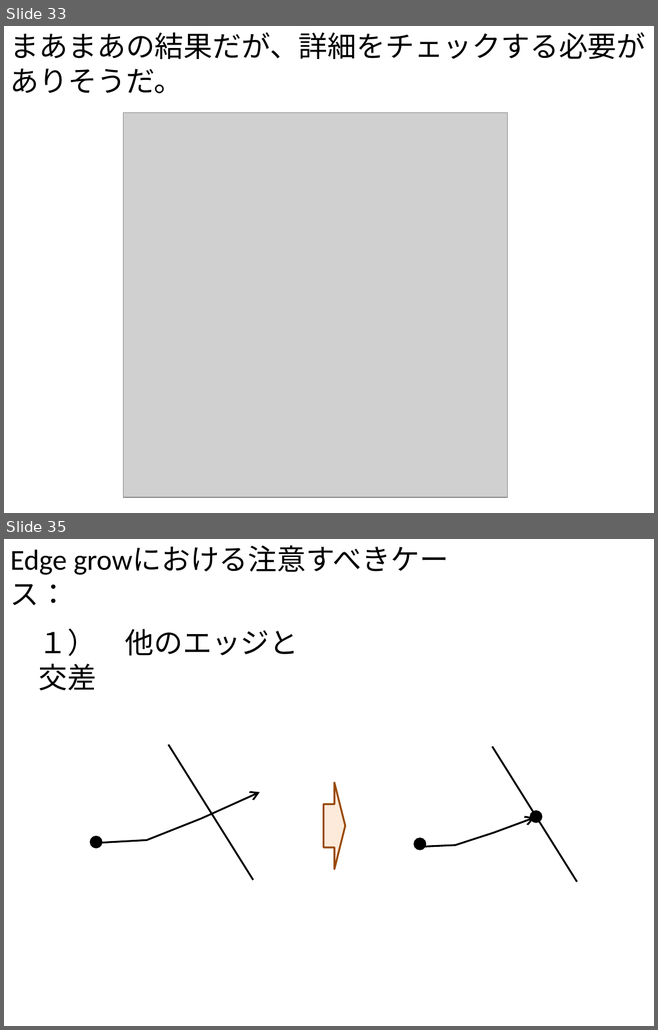
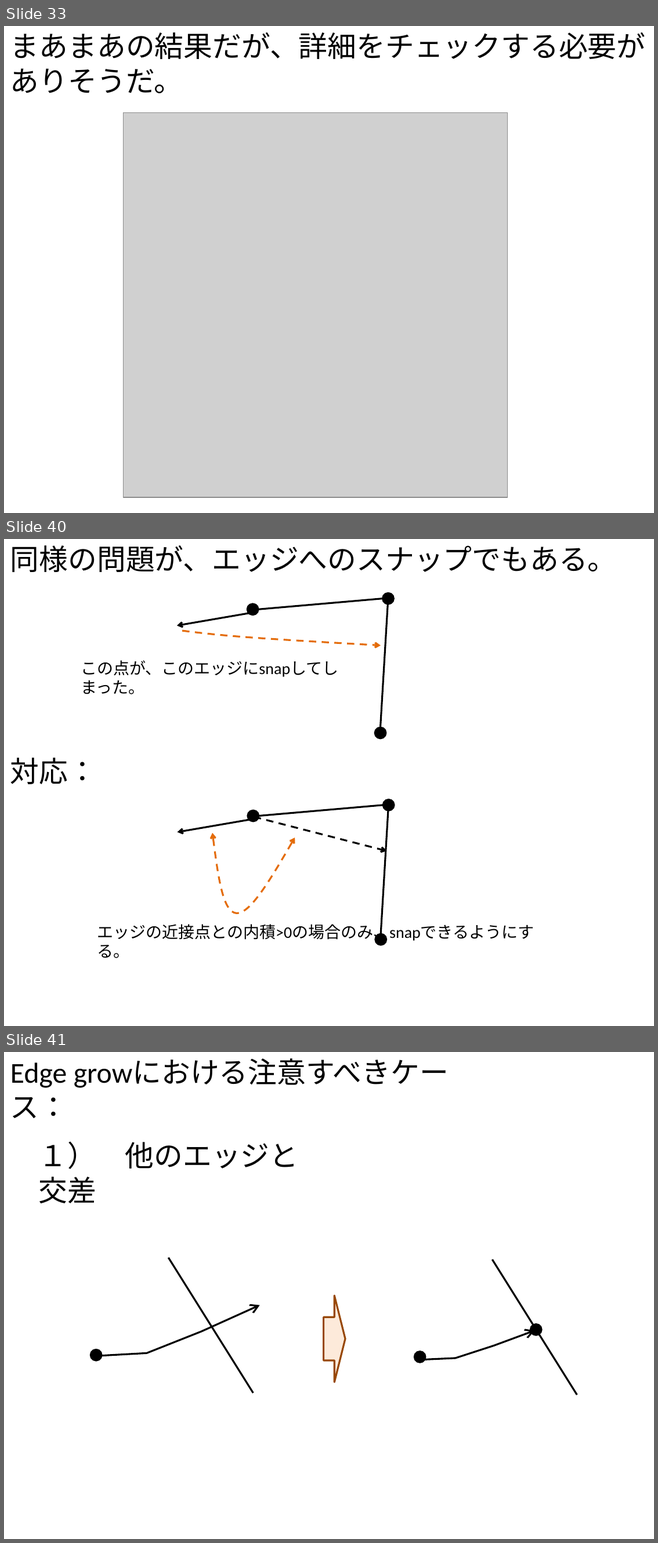
Before and after one commit to gnishida/RoadDesigner, a slide deck: RoadDesigner.pptx. Shown one above the other, each under a label of ours: slides 33 and 35 before the commit, slides 33, 40 and 41 after it; the slides between them are not shown. The pictures are 658x1030 and 658x1543 pixels, drawn with LibreOffice and Linux fonts; fonts in the diff are those of the drawing; grey boxes stand for pictures. Boxes give left, top, right and bottom in pixels: in the first picture for what was removed or moved away, otherwise in the second. Text is boxed around its words. In the diff, an @@ line names an element or a change of style, - is before the commit and + after.

```diff
--- a/RoadDesigner.pptx
+++ b/RoadDesigner.pptx
@@ slide 40 added at (4, 539, 654, 1026), background #FFFFFF @@
@@ text added at (10, 545, 616, 572), 32 pt, text #000000 @@
+同様の問題が、エッジへのスナップでもある。
@@ ellipse added at (247, 604, 258, 615), fill #000000, outline #000000 2 pt @@
@@ line added from (383, 599) to (258, 609), #000000 2 pt @@
@@ line added from (388, 600) to (379, 735), #000000 2 pt @@
@@ ellipse added at (383, 593, 394, 604), fill #000000, outline #000000 2 pt @@
@@ arrow added from (249, 613) to (177, 625), #000000 2 pt @@
@@ freeform shape added at (182, 631, 380, 646), outline #E46C0A 2 pt dashed @@
@@ text added at (81, 660, 338, 694), 18 pt, text #000000 @@
+この点が、このエッジにsnapしてしまった。
@@ ellipse added at (375, 727, 386, 739), fill #000000, outline #000000 2 pt @@
@@ text added at (10, 758, 97, 784), 32 pt, text #000000 @@
+対応：
@@ ellipse added at (383, 799, 394, 810), fill #000000, outline #000000 2 pt @@
@@ ellipse added at (248, 810, 259, 821), fill #000000, outline #000000 2 pt @@
@@ arrow added from (254, 817) to (387, 851), #000000 2 pt dashed @@
@@ line added from (383, 805) to (259, 816), #000000 2 pt @@
@@ line added from (388, 808) to (380, 942), #000000 2 pt @@
@@ arrow added from (249, 820) to (177, 832), #000000 2 pt @@
@@ freeform shape added at (213, 833, 295, 914), outline #E46C0A 2 pt dashed @@
@@ text added at (97, 922, 534, 958), 18 pt, text #000000 @@
+エッジの近接点との内積>0の場合のみ、snapできるようにする。
@@ ellipse added at (375, 934, 386, 945), fill #000000, outline #000000 2 pt @@
@@ what was slide 35 is now slide 41 @@
```
Also in this commit, not shown: 1 slide changed, 5 other slides added, 4 other files.
